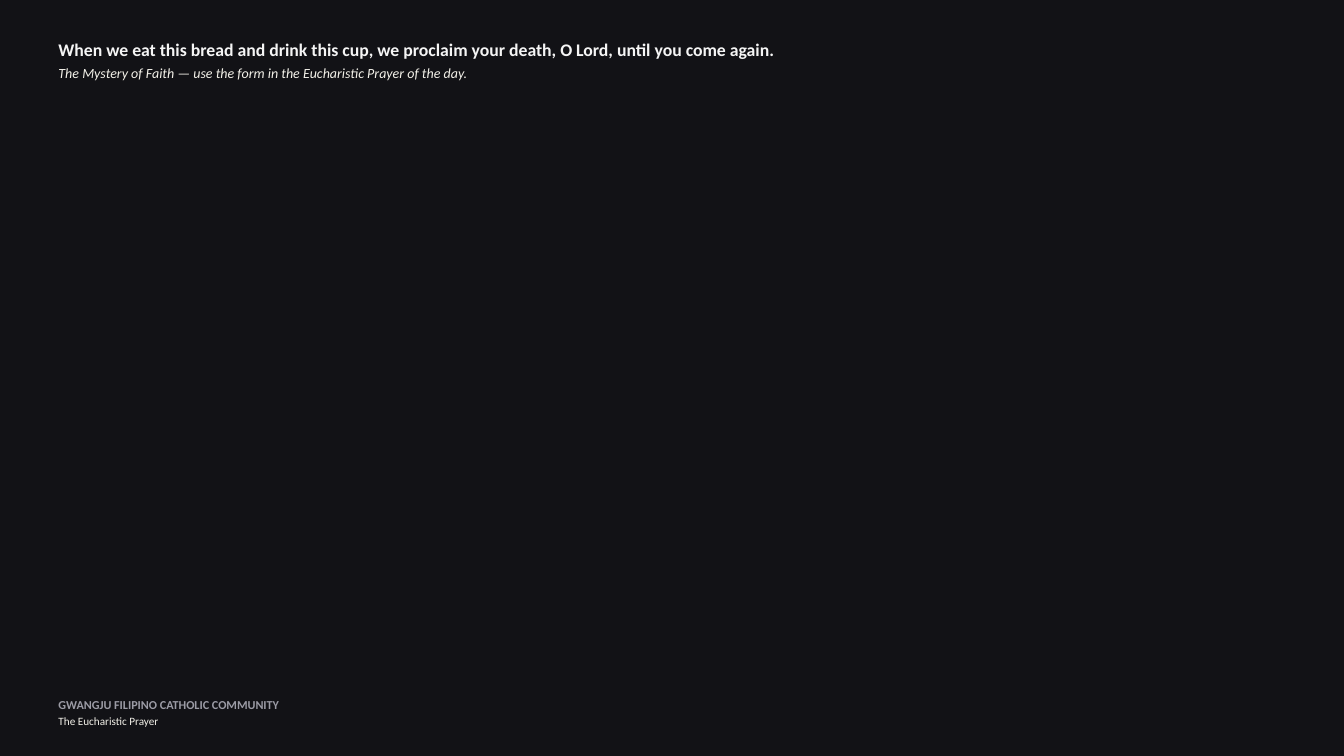
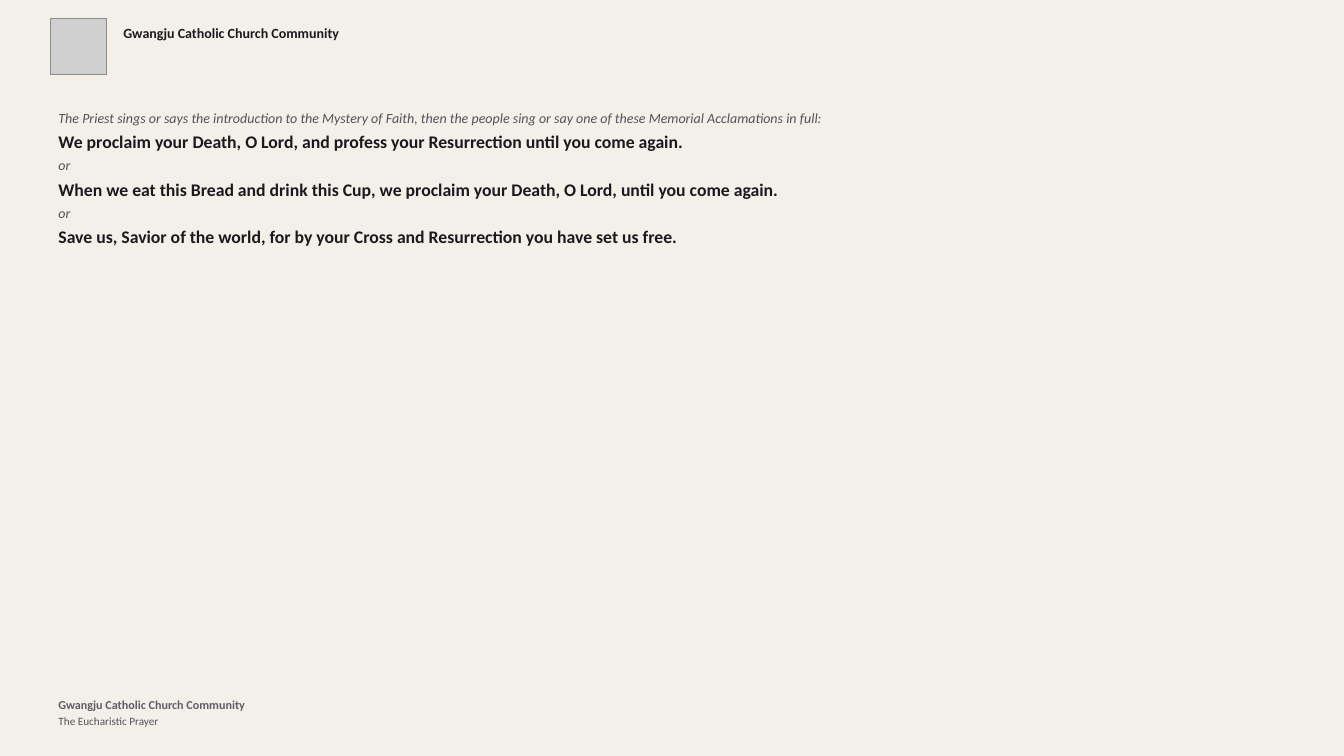
Before and after one commit to divinogabriel9/mass-ppt-generator, a slide deck: slide 38 of church_media_generator/outputs/mass_presentation.pptx. Drawn at 1344x756 pixels with LibreOffice and Linux fonts; fonts in the diff are those of the drawing; grey boxes stand for pictures. Boxes give left, top, right and bottom in pixels: in the first picture for what was removed or moved away, otherwise in the second. Text is boxed around its words. In the diff, an @@ line names an element or a change of style, - is before the commit and + after.

```diff
--- a/church_media_generator/outputs/mass_presentation.pptx
+++ b/church_media_generator/outputs/mass_presentation.pptx
@@ background #121216 to #F2F0E8 @@
@@ picture added at bbox=[50, 19, 106, 74] @@
@@ text added at bbox=[123, 28, 339, 41], 15 pt, text #1A1A1E, bold @@
+Gwangju Catholic Church Community
@@ text at bbox=[58, 113, 822, 246]: text changed; text colour #F5F5F5 to #1A1A1E @@
-When we eat this bread and drink this cup, we proclaim your death, O Lord, until you come again.
-The Mystery of Faith — use the form in the Eucharistic Prayer of the day.
+The Priest sings or says the introduction to the Mystery of Faith, then the people sing or say one of these Memorial Acclamations in full:
+We proclaim your Death, O Lord, and profess your Resurrection until you come again.
+or
+When we eat this Bread and drink this Cup, we proclaim your Death, O Lord, until you come again.
+or
+Save us, Savior of the world, for by your Cross and Resurrection you have set us free.
@@ text at bbox=[58, 700, 244, 711]: text changed; text colour #9B9BA5 to #5F5D68 @@
-GWANGJU FILIPINO CATHOLIC COMMUNITY
+Gwangju Catholic Church Community
@@ text at bbox=[58, 717, 158, 727]: text colour #F2F0E8 to #56515A in "The Eucharistic Prayer" @@
```
Also in this commit, not shown: 34 other slides changed, 30 slides added, 26 slides removed, 27 other files.
